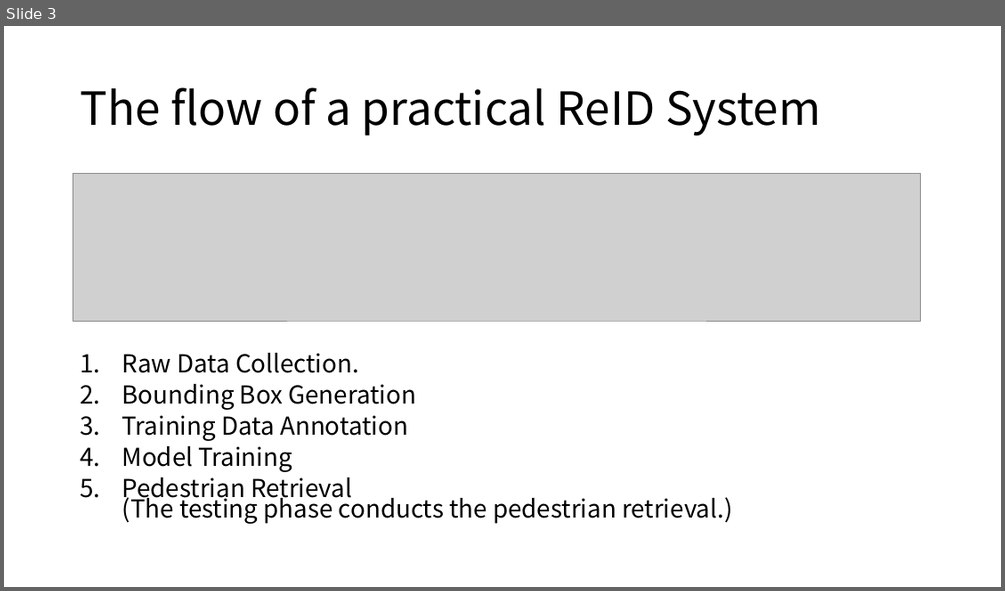
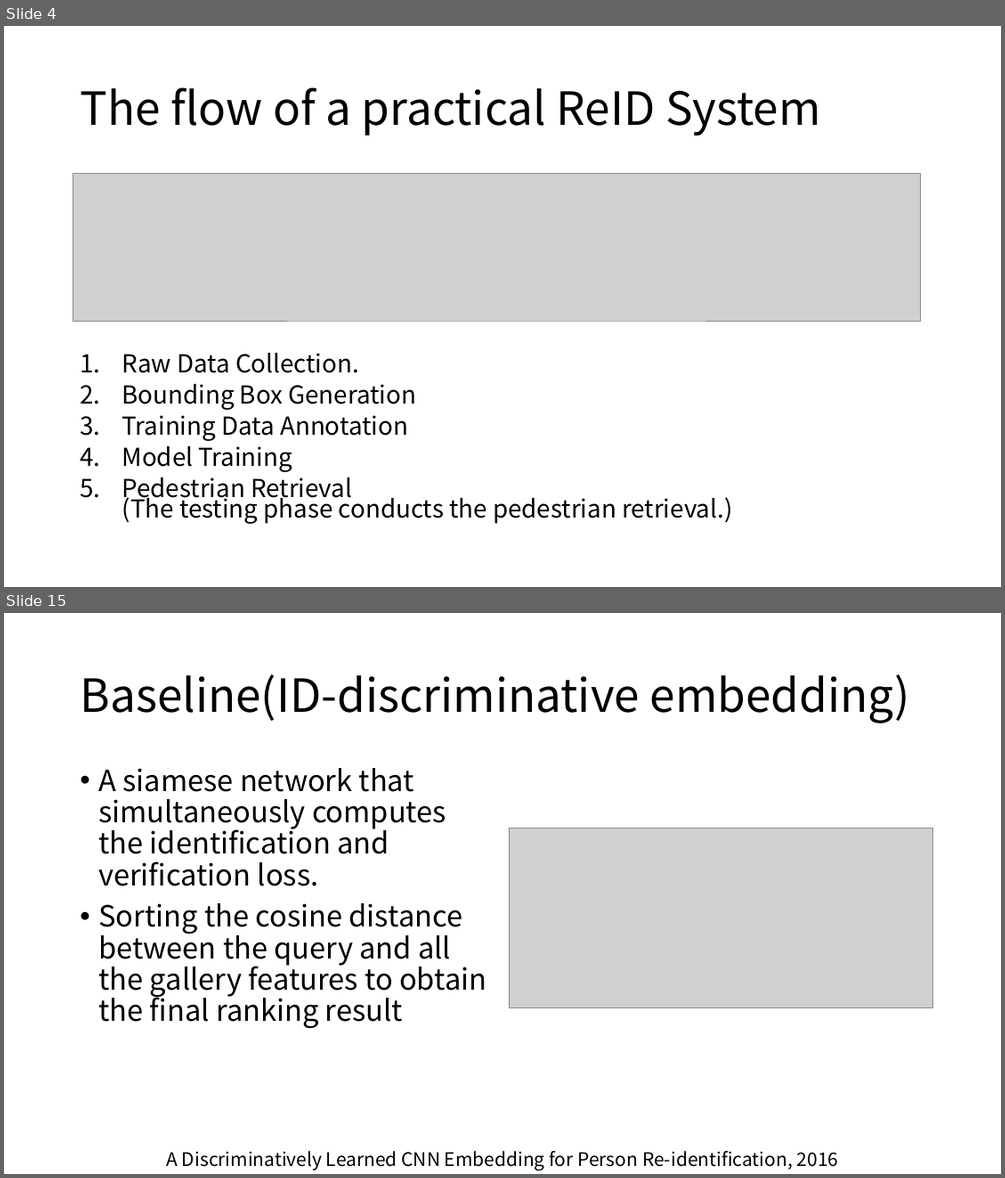
Before and after one commit to jeongroseok/person-reid-study, a slide deck: slides/Person ReID.pptx. Shown one above the other, each under a label of ours: slide 3 before the commit, slides 4 and 15 after it; the slides between them are not shown. The pictures are 1005x591 and 1005x1178 pixels, drawn with LibreOffice and Linux fonts; fonts in the diff are those of the drawing; grey boxes stand for pictures. Boxes give left, top, right and bottom in pixels: in the first picture for what was removed or moved away, otherwise in the second. Text is boxed around its words. In the diff, an @@ line names an element or a change of style, - is before the commit and + after.

```diff
--- a/slides/Person ReID.pptx
+++ b/slides/Person ReID.pptx
@@ slide 15 added at bbox=[4, 613, 1001, 1174], background #FFFFFF @@
@@ title added at bbox=[80, 674, 910, 723], 44 pt, text #000000 @@
+Baseline(ID-discriminative embedding)
@@ text added at bbox=[98, 768, 486, 1028], 28 pt, text #000000 @@
+• A siamese network that simultaneously computes the identification and verification loss.
+• Sorting the cosine distance between the query and all the gallery features to obtain the final ranking result
@@ picture added at bbox=[509, 827, 933, 1008] @@
@@ text added at bbox=[167, 1151, 839, 1170], 18 pt, text #000000 @@
+A Discriminatively Learned CNN Embedding for Person Re-identification, 2016
@@ what was slide 3 is now slide 4 @@
```
Also in this commit, not shown: 4 slides changed, 9 other slides added, 10 slides removed, 4 other files.
